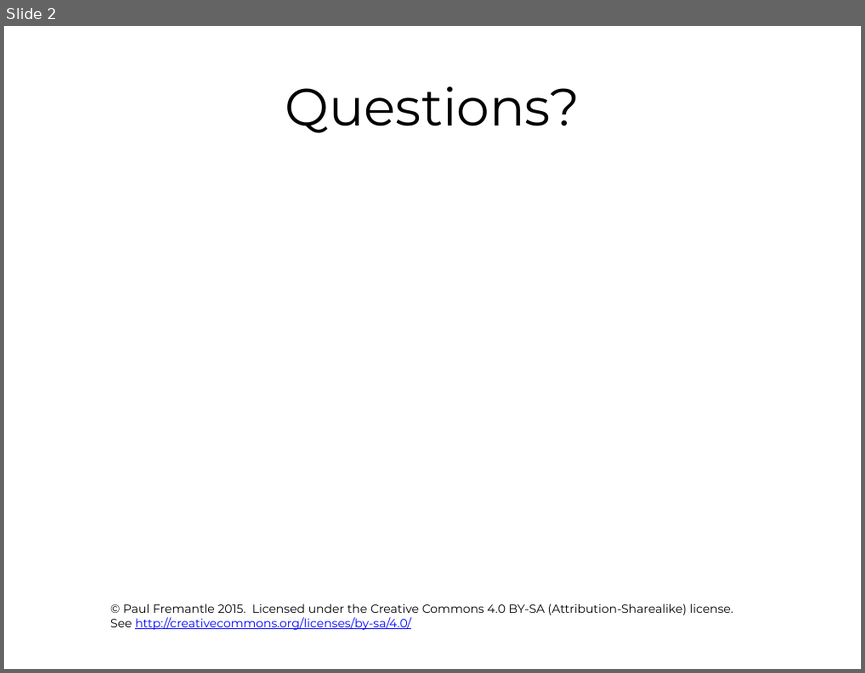
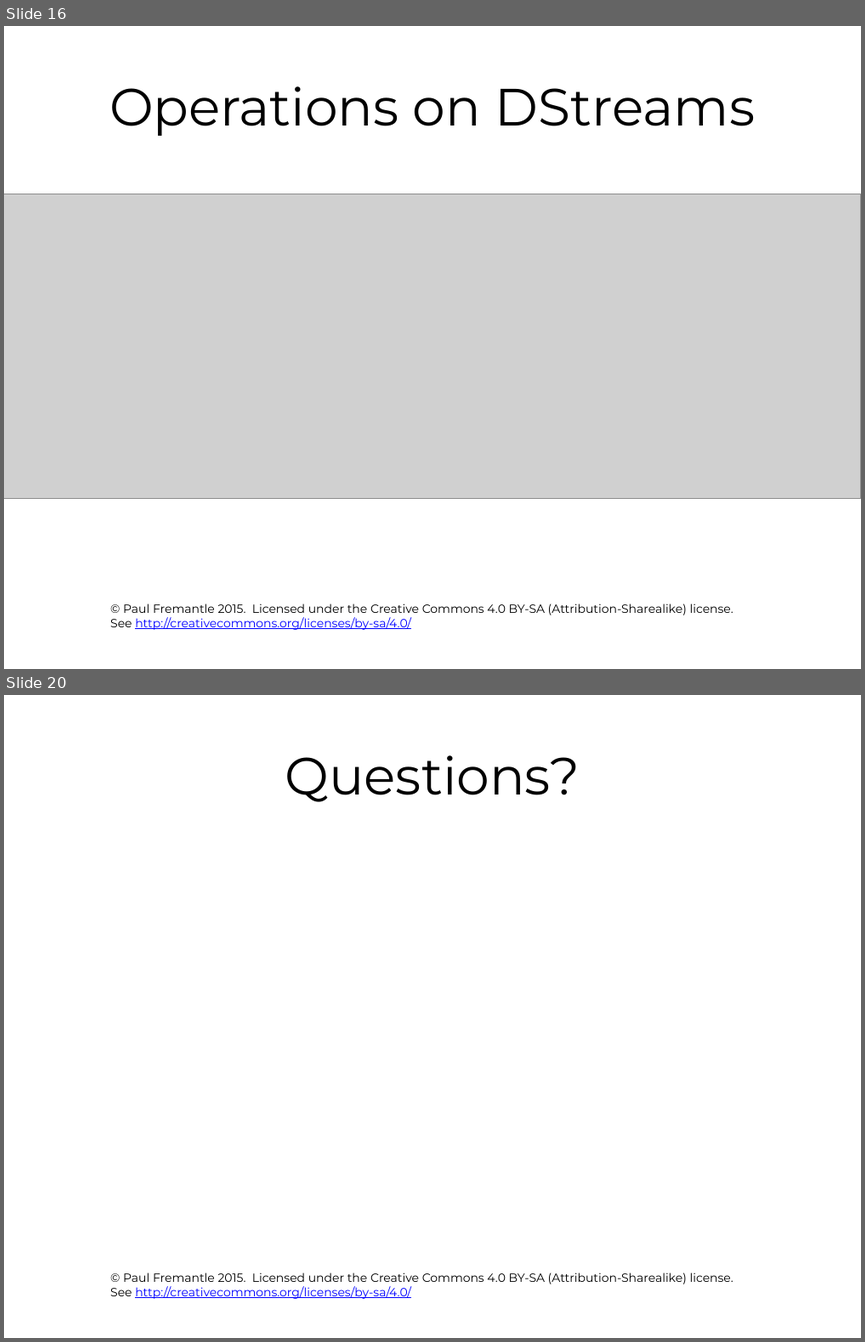
Before and after one commit to pzfreo/ox-clo, a slide deck: pres-source/11-realtime-bigdata.pptx. Shown one above the other, each under a label of ours: slide 2 before the commit, slides 16 and 20 after it; the slides between them are not shown. The pictures are 865x673 and 865x1342 pixels, drawn with LibreOffice and Linux fonts; fonts in the diff are those of the drawing; grey boxes stand for pictures; background and template pictures are left out. Boxes give left, top, right and bottom in pixels: in the first picture for what was removed or moved away, otherwise in the second. Text is boxed around its words. In the diff, an @@ line names an element or a change of style, - is before the commit and + after.

```diff
--- a/pres-source/11-realtime-bigdata.pptx
+++ b/pres-source/11-realtime-bigdata.pptx
@@ slide 16 added at [4,26,861,669], background #FFFFFF; not listed: 1 template element that a slide beside it also shows @@
@@ title added at [109,86,755,136], 44 pt, text #000000 @@
+Operations on DStreams
@@ picture added at [4,194,861,499] @@
@@ what was slide 2 is now slide 20 @@
```
Also in this commit, not shown: 17 other slides added.
